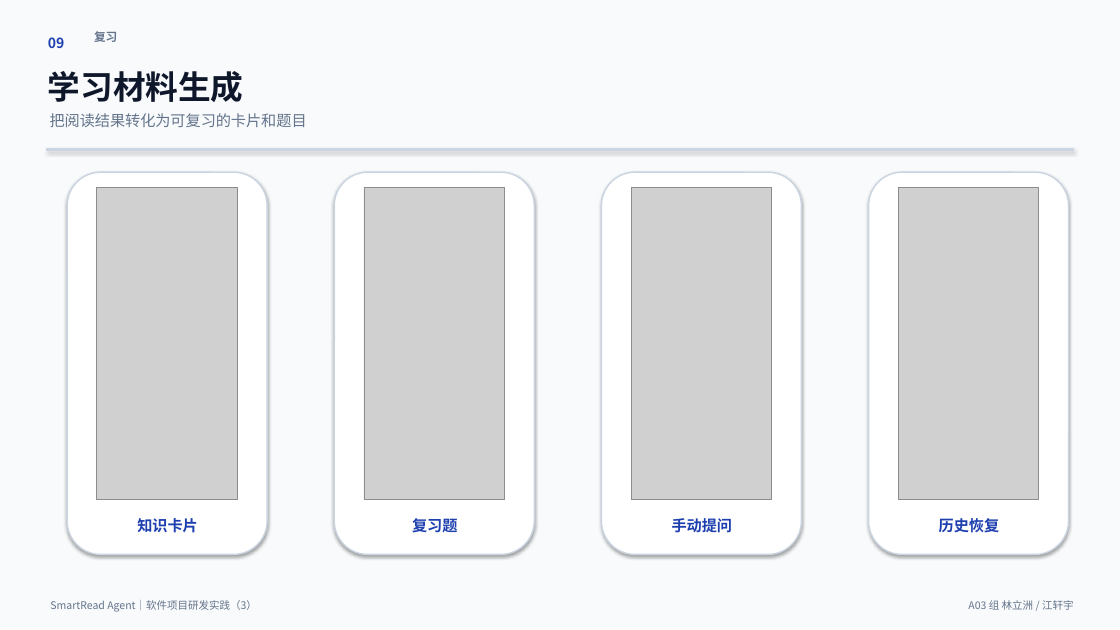
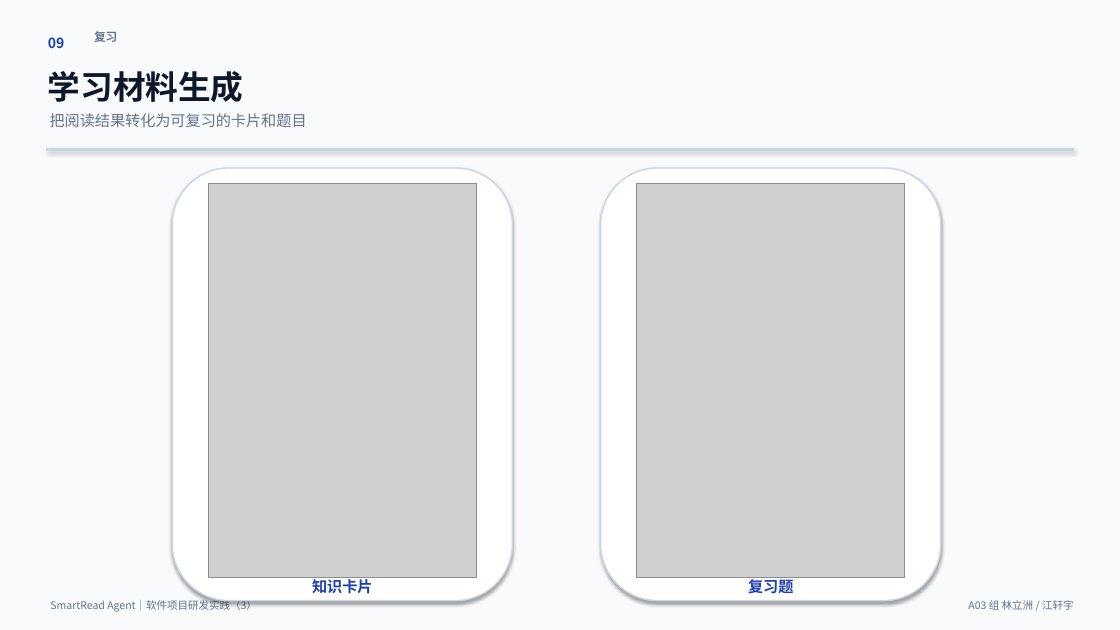
Before and after one commit to heixuan-vsmenghu/SmartRead-Agent-Android, a slide deck: slide 9 of docs/SmartReadAgent_V1.0_期末演示PPT.pptx. Drawn at 1120x630 pixels with LibreOffice and Linux fonts; fonts in the diff are those of the drawing; grey boxes stand for pictures. Boxes give left, top, right and bottom in pixels: in the first picture for what was removed or moved away, otherwise in the second. Text is boxed around its words. In the diff, an @@ line names an element or a change of style, - is before the commit and + after.

```diff
--- a/docs/SmartReadAgent_V1.0_期末演示PPT.pptx
+++ b/docs/SmartReadAgent_V1.0_期末演示PPT.pptx
@@ rounded rectangle: place and size @@
-rounded rectangle at [67, 172, 267, 555]
+rounded rectangle at [172, 168, 513, 601]
@@ rounded rectangle: place and size @@
-rounded rectangle at [334, 172, 534, 555]
+rounded rectangle at [601, 168, 941, 601]
@@ rounded rectangle removed at [602, 172, 802, 555] @@
@@ rounded rectangle removed at [869, 172, 1069, 555] @@
@@ picture removed at [97, 187, 237, 500] @@
@@ picture added at [208, 183, 476, 578] @@
@@ picture removed at [364, 187, 504, 500] @@
@@ picture removed at [631, 187, 771, 500] @@
@@ picture added at [637, 183, 904, 578] @@
@@ picture removed at [898, 187, 1038, 500] @@
@@ text removed at [672, 518, 733, 533] @@
-手动提问
@@ text removed at [939, 518, 1000, 533] @@
-历史恢复
@@ text "知识卡片": place and size @@
-text "知识卡片" at [137, 518, 198, 533]
+text "知识卡片" at [312, 577, 373, 594]
@@ text "复习题" rewrapped from [412, 518, 457, 532] to [748, 577, 793, 597] @@
```
Also in this commit, not shown: 8 other slides changed, 12 other files.
